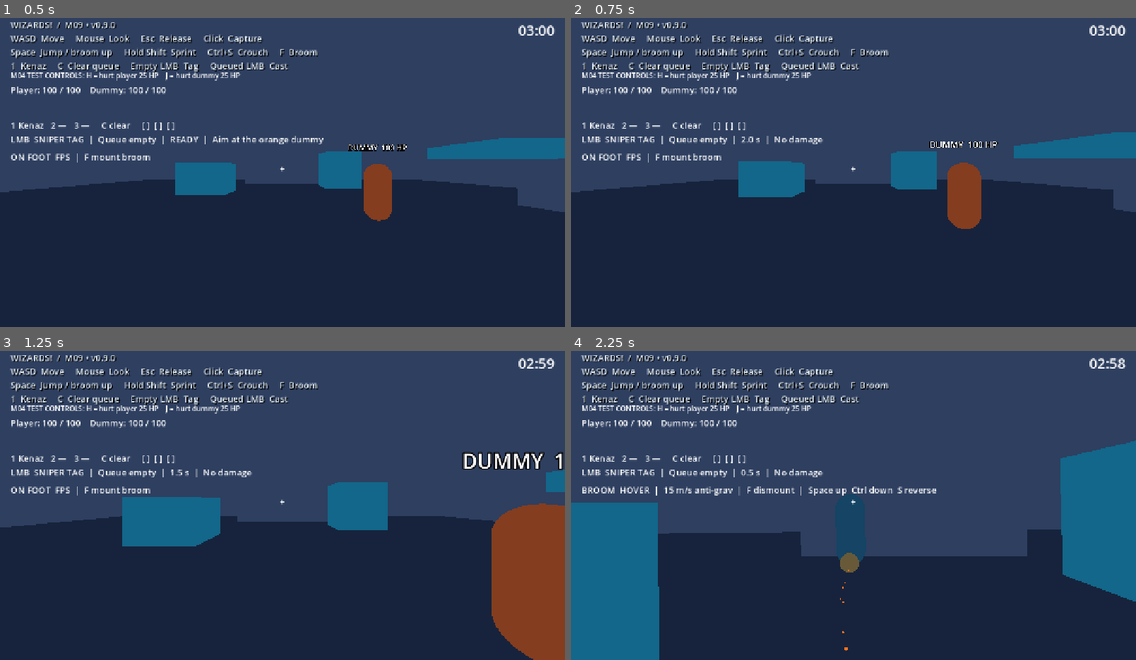
Above: before the commit, frames 1-4 (two rows, left to right).
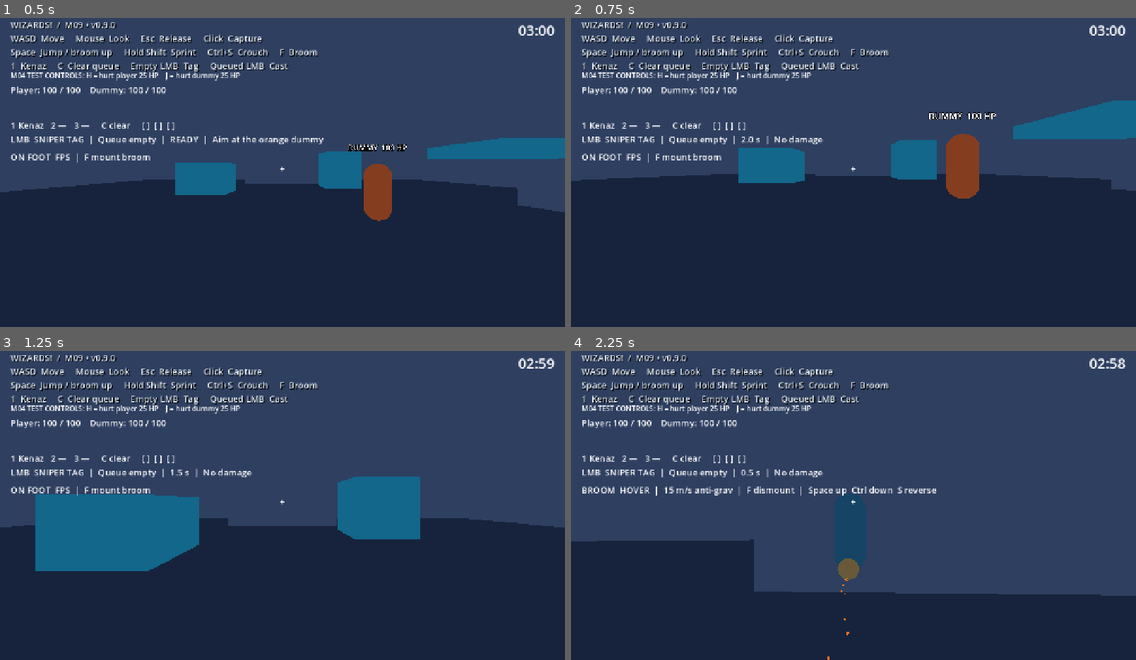
Above: after the commit, the same moments.

Repository: Addersoft/MAGICIDE-
Game: Godot game, scene res://scenes/boot/main.tscn
Same seed, same stepped clock (60 frames per second), same inputs: the game is played once before the commit and once after it.
Inputs (mouse positions are in pixels of both pictures, inside the frame that each line leads up to):
- Up to frame 1 (0.5 s): no input
- Up to frame 2 (0.75 s): tap Enter at 0.5 s; move the mouse to (881, 166) at 0.52 s; hold W (move_forward) from 0.53 s (still down); hold Ctrl (crouch_modifier) from 0.53 s (still down); click (881, 166) at 0.67 s
- Up to frame 3 (1.25 s): keep holding W (move_forward); keep holding Ctrl (crouch_modifier); tap Space (jump) at 0.77 s
- Up to frame 4 (2.25 s): keep holding W (move_forward); move the mouse to (825, 502) at 1.27 s; release Ctrl (crouch_modifier) at 1.28 s; tap F (mount_broom) at 1.35 s; tap Space (jump) at 1.52 s; move the mouse to (864, 496) at 2.02 s; hold Right mouse button (parkour_glide) from 2.03 s (still down)

Frame 1 is identical in both runs. In frame 2, 8.1% of the frame differs, in the area x 0-100%, y 26-69%; in frame 3, 14%; in frame 4, 22%, in the area x 0-100%, y 28-100%.

Commit message:
ParkourMotor: sustain slide while Ctrl held + moving

Diff:
--- a/scripts/movement/parkour_motor.gd
+++ b/scripts/movement/parkour_motor.gd
@@ -24,7 +24,7 @@
 var glide_budget: float = 1.2
 var roll_time: float = 0.0
 var roll_cooldown: float = 0.0
-var roll_sign: float = 0.0  # -1 left (CCW), +1 right (CW)
+var roll_sign: float = 0.0
 var _restore_standing: bool = false
 var _last_wall: Vector3 = Vector3.ZERO
 var _route: Array[Vector3] = []
@@ -90,7 +90,6 @@
 	return true
 
 func start_roll(sign: float) -> bool:
-	## sign: -1 = left / counter-clockwise, +1 = right / clockwise
 	if roll_cooldown > 0.0 or roll_time > 0.0:
 		return false
 	if state == "HANG" or state == "VAULT":
@@ -186,6 +185,12 @@
 
 	if crouch_pressed and actor.posture.crouched or slide:
 		start_slide()
+	# Hold-to-slide: while Ctrl held and moving, keep the slide budget topped up.
+	if input.has_method("slide_held") and input.slide_held() and grounded and horizontal.length() > 3.0:
+		if slide_time <= 0.0:
+			start_slide()
+		else:
+			slide_time = maxf(slide_time, 0.35)
 
 	if input.has_method("dodge_requested") and input.dodge_requested() and dodge_cooldown <= 0.0 and roll_time <= 0.0:
 		var dash: Vector3 = wish.normalized() if not wish.is_zero_approx() else -actor.view.horizontal_basis().z
